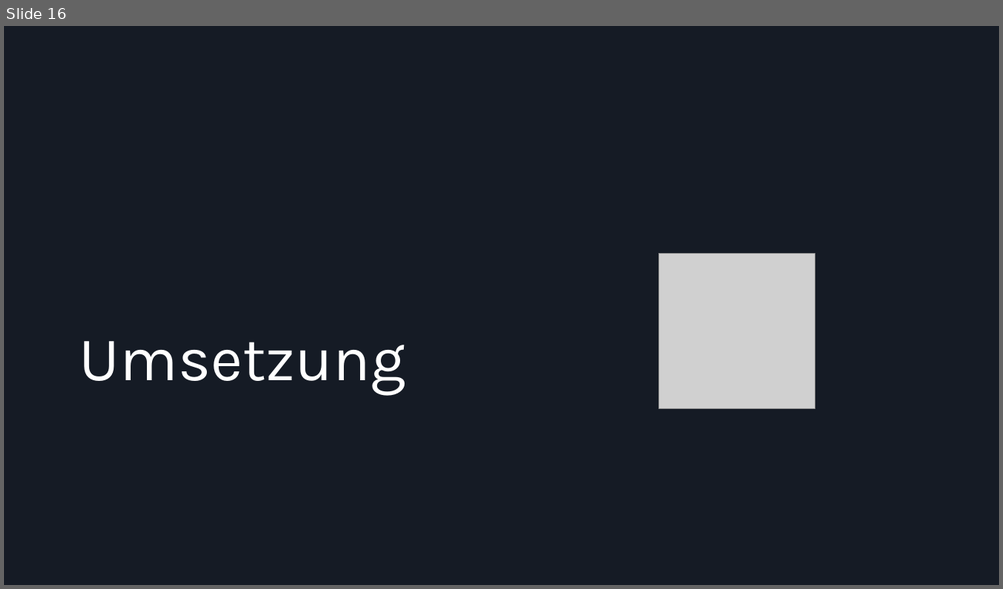
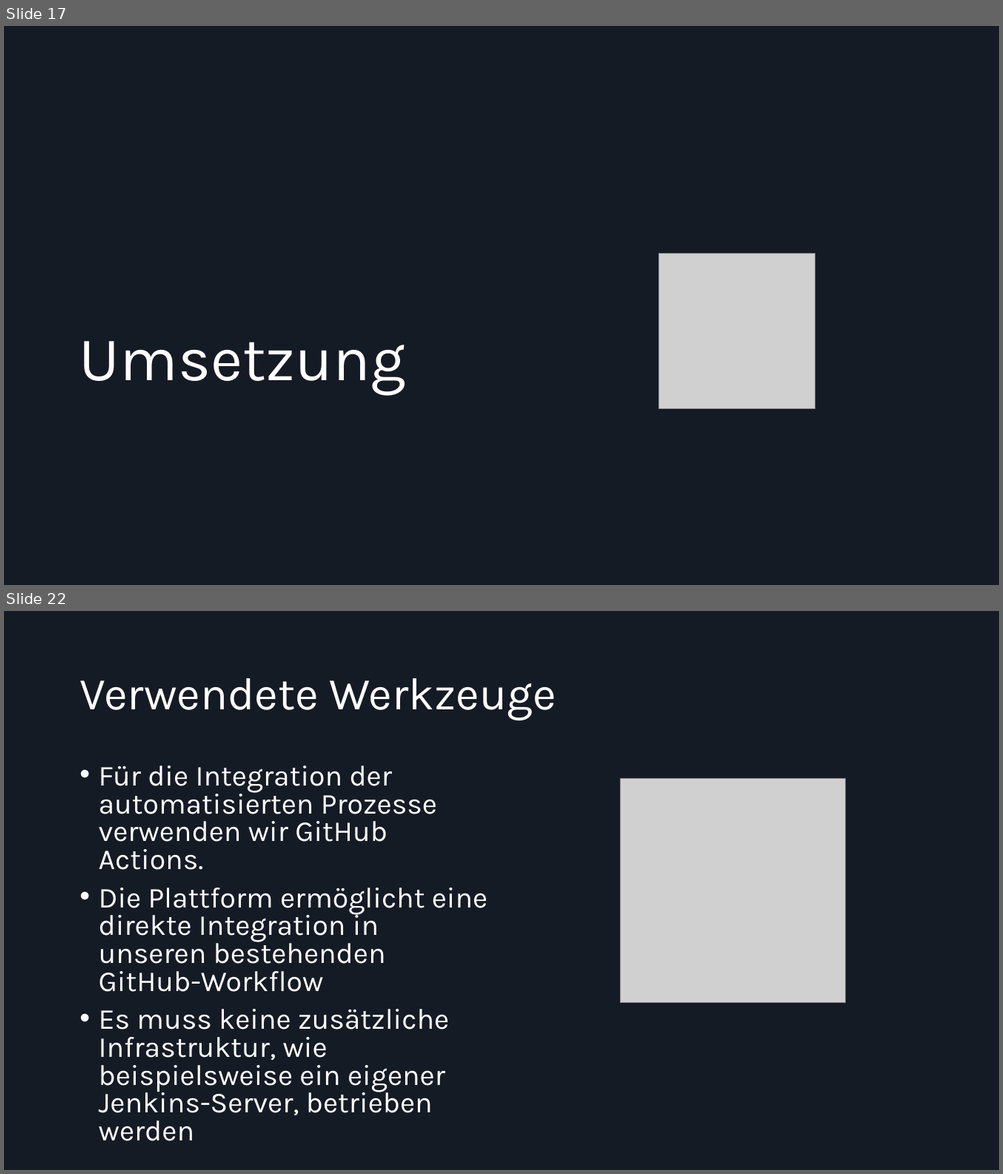
Before and after one commit to Dolokan/MSE_Roguelike, a slide deck: Moderne Softwareentwicklung Zwischenpräsentation.pptx. Shown one above the other, each under a label of ours: slide 16 before the commit, slides 17 and 22 after it; the slides between them are not shown. The pictures are 1003x589 and 1003x1174 pixels, drawn with LibreOffice and Linux fonts; fonts in the diff are those of the drawing; grey boxes stand for pictures. Boxes give left, top, right and bottom in pixels: in the first picture for what was removed or moved away, otherwise in the second. Text is boxed around its words. In the diff, an @@ line names an element or a change of style, - is before the commit and + after.

```diff
--- a/Moderne Softwareentwicklung Zwischenpräsentation.pptx
+++ b/Moderne Softwareentwicklung Zwischenpräsentation.pptx
@@ slide 22 added at [4,611,999,1170], background #151B25 @@
@@ title added at [79,678,556,721], 44 pt, text #FFFFFF @@
+Verwendete Werkzeuge
@@ text added at [99,766,487,1116], 28 pt, text #FFFFFF @@
+• Für die Integration der automatisierten Prozesse verwenden wir GitHub Actions.
+• Die Plattform ermöglicht eine direkte Integration in unseren bestehenden GitHub-Workflow
+• Es muss keine zusätzliche Infrastruktur, wie beispielsweise ein eigener Jenkins-Server, betrieben werden
@@ picture added at [620,778,845,1002] @@
@@ what was slide 16 is now slide 17 @@
```
Also in this commit, not shown: 4 slides changed, 9 other slides added, 3 slides removed.
